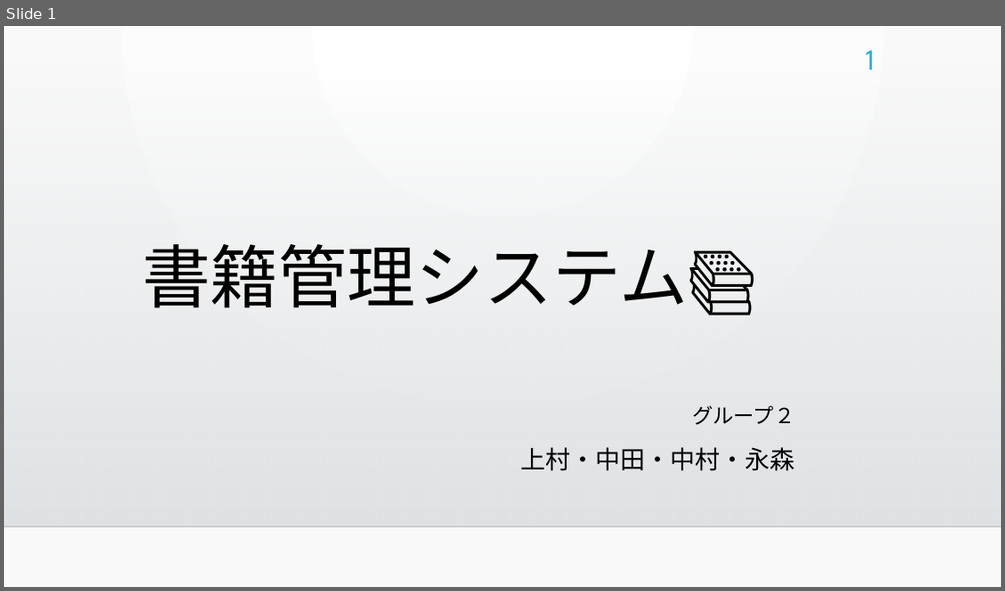
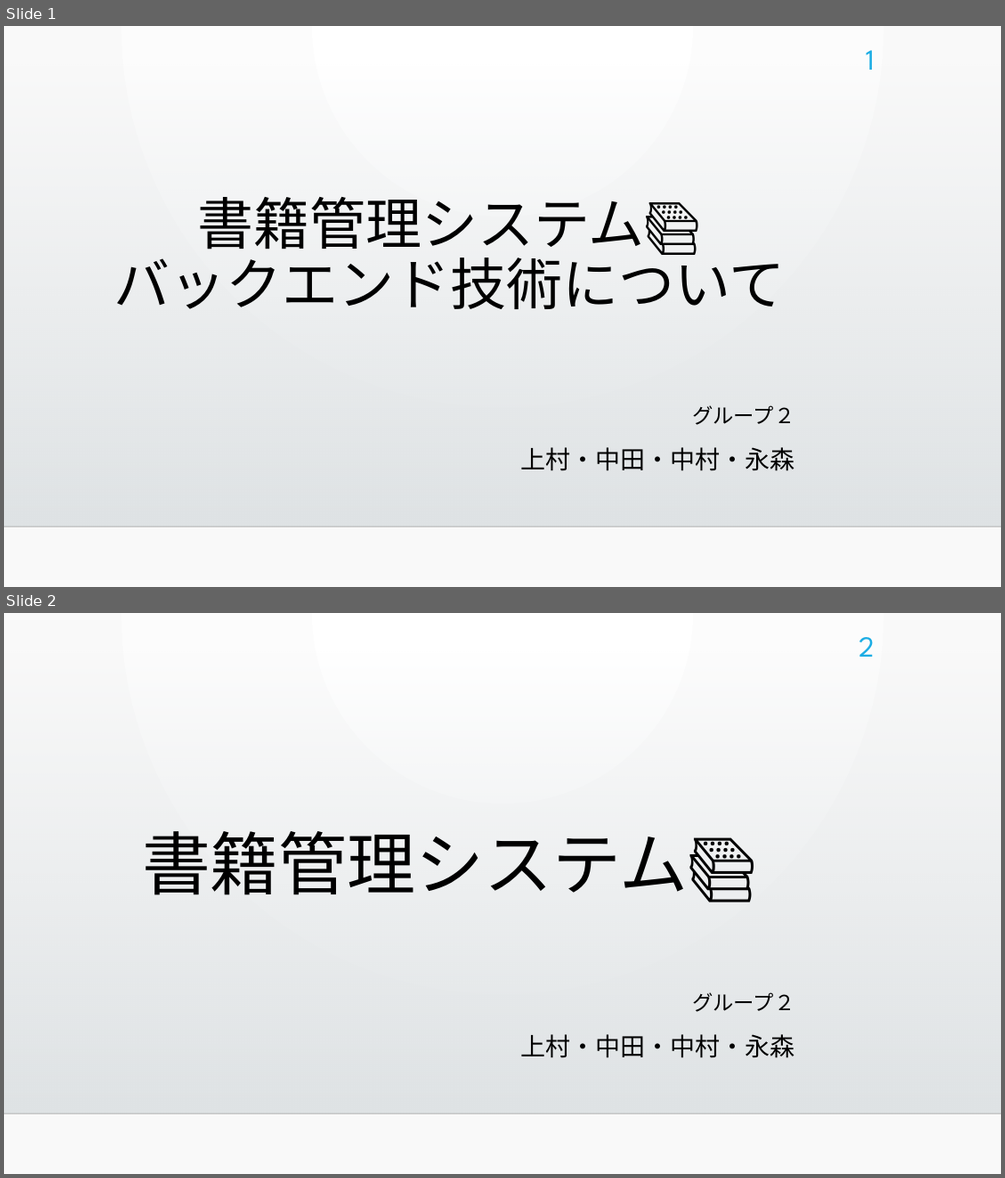
Before and after one commit to bicity2/ICT_GP, a slide deck: 00_参照ファイル/10_管理/書籍管理システム.pptx. Shown one above the other, each under a label of ours: slide 1 before the commit, slides 1 and 2 after it. The pictures are 1005x591 and 1005x1178 pixels, drawn with LibreOffice and Linux fonts; fonts in the diff are those of the drawing; background and template pictures are left out. Boxes give left, top, right and bottom in pixels: in the first picture for what was removed or moved away, otherwise in the second. Text is boxed around its words. In the diff, an @@ line names an element or a change of style, - is before the commit and + after.

```diff
--- a/00_参照ファイル/10_管理/書籍管理システム.pptx
+++ b/00_参照ファイル/10_管理/書籍管理システム.pptx
@@ slide 1 added at box(4, 26, 1001, 587), background gradient #FFFFFF to #FAFAFA; not listed: 2 template elements that a slide beside it also shows @@
@@ page number added at box(866, 50, 874, 70), 28 pt, text #1CADE4 @@
+1
@@ title added at box(113, 197, 785, 309), 54 pt, text #000000 @@
+書籍管理システム📚
+バックエンド技術について
@@ subtitle added at box(521, 405, 795, 471), 24 pt, text #000000 @@
+グループ２
+上村・中田・中村・永森
@@ what was slide 1 is now slide 2 @@
@@ page number at box(858, 637, 874, 657): text changed @@
-1
+2
```
Also in this commit, not shown: 1 slide changed, 5 other slides added.
